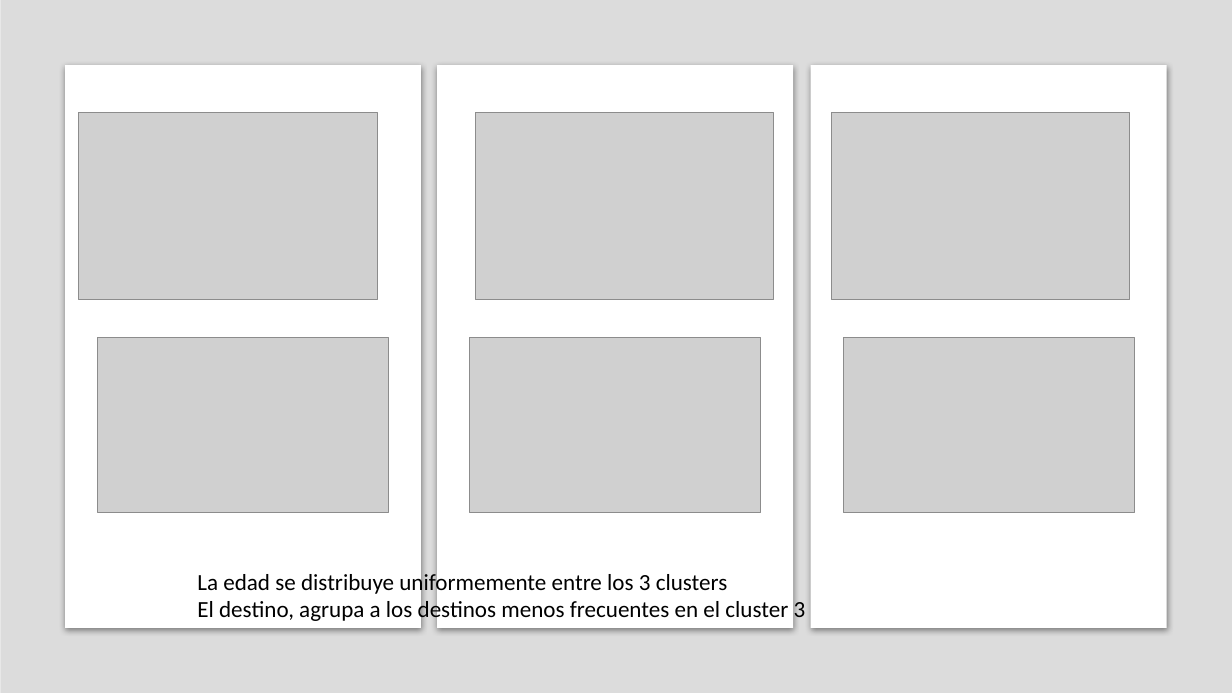
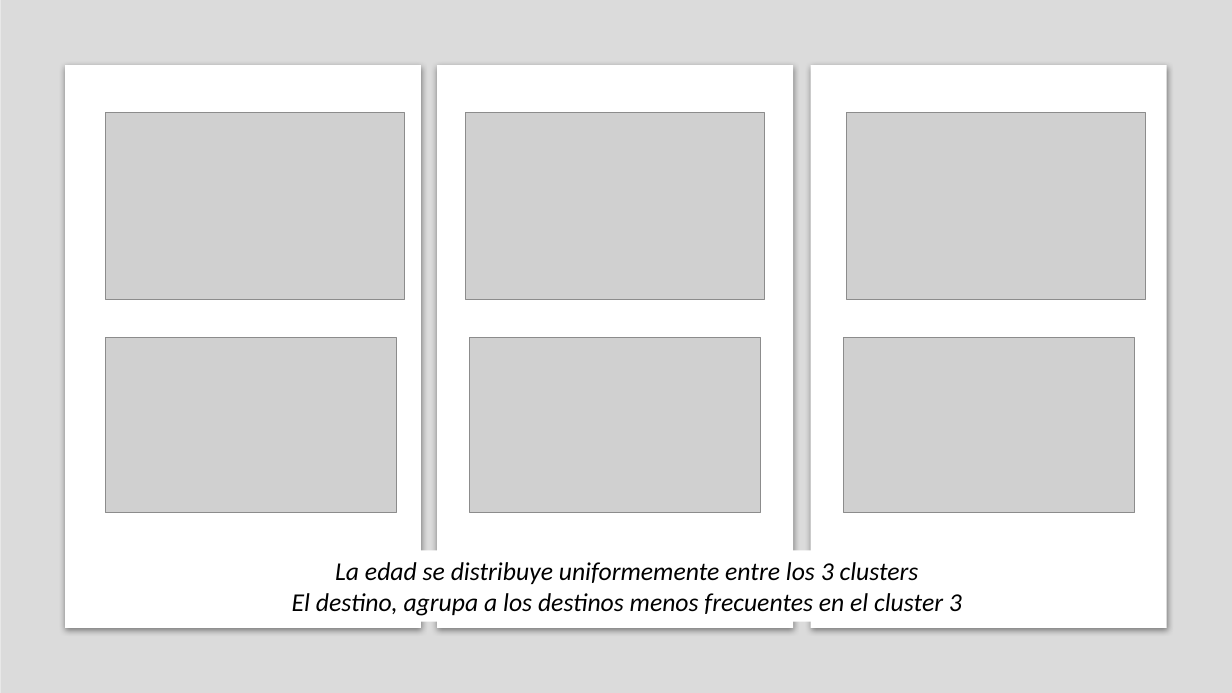
Before and after one commit to Mzibecchi/diplodatos2019, a slide deck: slide 11 of mentoria_airbnb/reports/airbnb_informe_final.pptx. Drawn at 1232x693 pixels with LibreOffice and Linux fonts; fonts in the diff are those of the drawing; grey boxes stand for pictures. Boxes give left, top, right and bottom in pixels: in the first picture for what was removed or moved away, otherwise in the second. Text is boxed around its words. In the diff, an @@ line names an element or a change of style, - is before the commit and + after.

```diff
--- a/mentoria_airbnb/reports/airbnb_informe_final.pptx
+++ b/mentoria_airbnb/reports/airbnb_informe_final.pptx
@@ rectangle at (0, 0, 1232, 693): fill #D9D9D9 at 90% opacity to #D8D8D8 at 90% opacity @@
@@ picture: place and size @@
-picture at (79, 113, 377, 299)
+picture at (106, 113, 405, 299)
@@ picture: place and size @@
-picture at (475, 113, 774, 299)
+picture at (466, 113, 764, 299)
@@ picture: place and size @@
-picture at (831, 113, 1129, 299)
+picture at (847, 113, 1145, 299)
@@ picture: place and size @@
-picture at (98, 337, 389, 513)
+picture at (105, 337, 396, 513)
@@ text "La edad se distribuye uniformemente ...": place and size @@
-text "La edad se distribuye uniformemente ..." at (197, 570, 806, 624)
+text "La edad se distribuye uniformemente ..." at (292, 562, 962, 616)
@@ text "La edad se distribuye uniformemente ..." at (292, 562, 962, 616): size 18 to 20 pt, italic on; alignment left to centre @@
```
Also in this commit, not shown: 6 other slides changed, 8 slides added, 4 slides removed.
